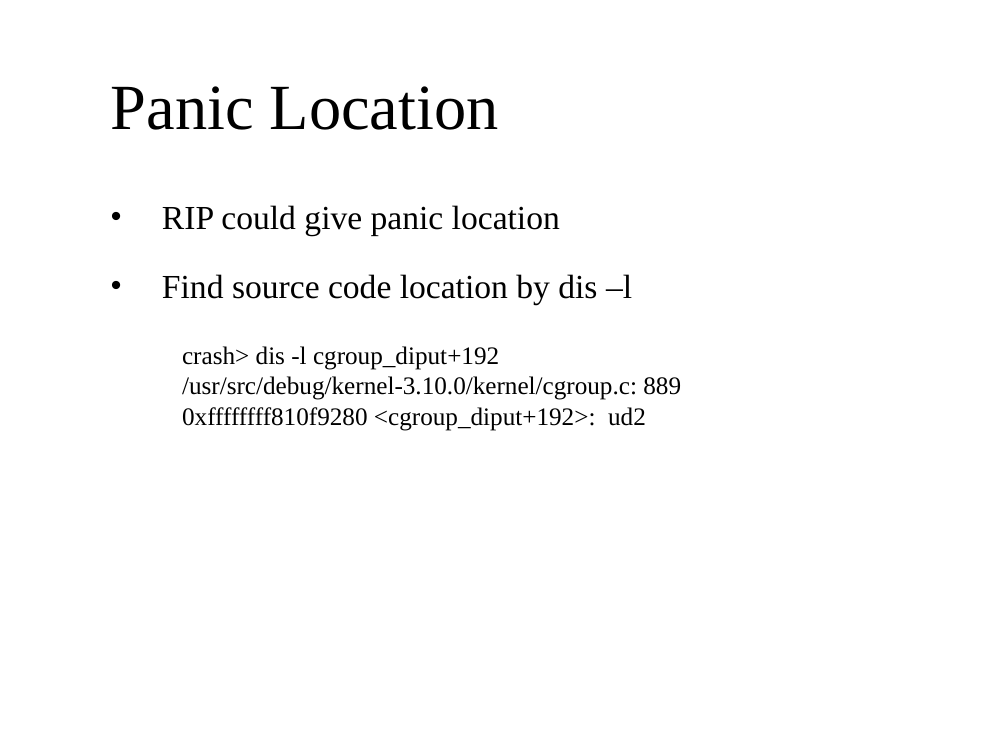
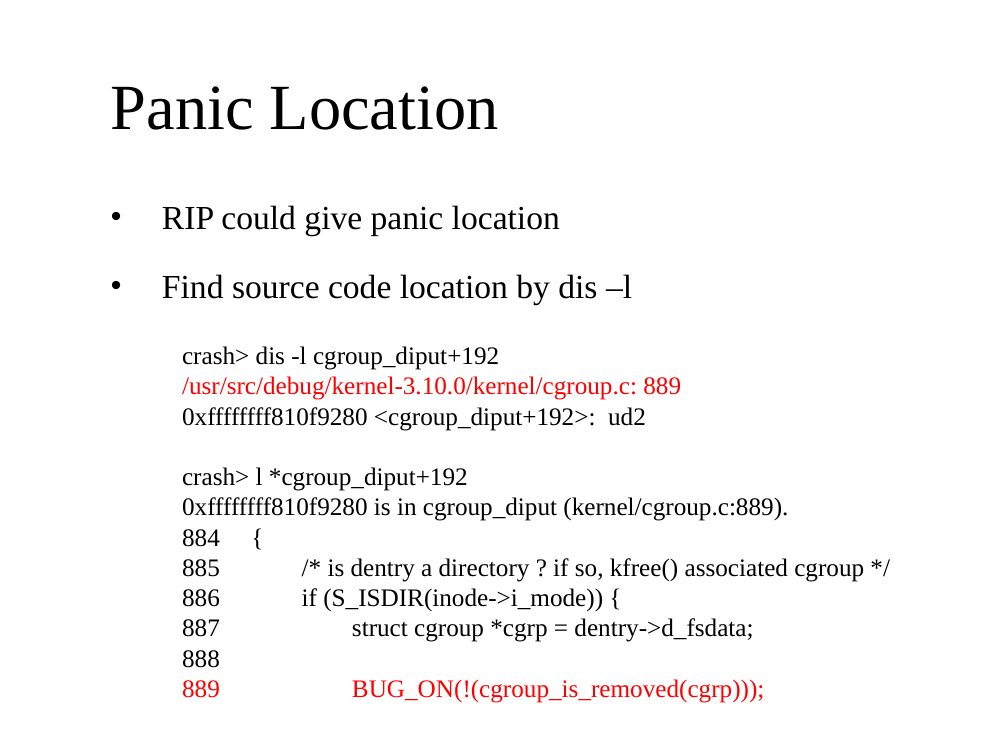
Before and after one commit to yangoliver/mydoc, a slide deck: slide 20 of slides/2017/linux_crash_dump_analysis.pptx. Drawn at 1008x756 pixels with LibreOffice and Linux fonts; fonts in the diff are those of the drawing; background and template pictures are left out. Boxes give left, top, right and bottom in pixels: in the first picture for what was removed or moved away, otherwise in the second. Text is boxed around its words. In the diff, an @@ line names an element or a change of style, - is before the commit and + after.

```diff
--- a/slides/2017/linux_crash_dump_analysis.pptx
+++ b/slides/2017/linux_crash_dump_analysis.pptx
@@ text at (182, 376, 681, 400): text colour #000000 to #FF0000 in "/usr/src/debug/kernel-3.10.0/kernel/cgroup.c: 889" @@
@@ text at (182, 467, 864, 703): paragraphs added @@
+crash> l *cgroup_diput+192
+0xffffffff810f9280 is in cgroup_diput (kernel/cgroup.c:889).
+884 {
+885 /* is dentry a directory ? if so, kfree() associated cgroup */
+886 if (S_ISDIR(inode->i_mode)) {
+887 struct cgroup *cgrp = dentry->d_fsdata;
+888
+889 BUG_ON(!(cgroup_is_removed(cgrp)));
```
Also in this commit, not shown: 2 other slides changed, 5 slides added.
